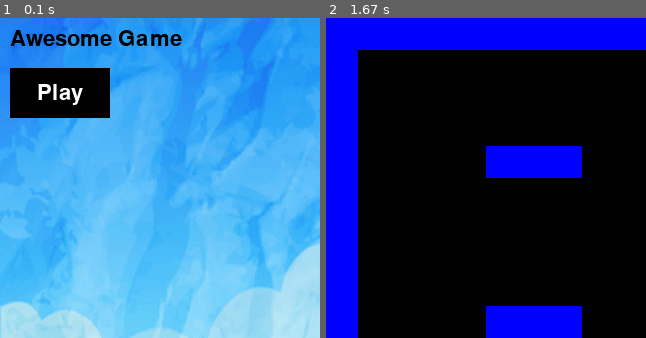
Above: before the commit, frames 1-2 (left to right).
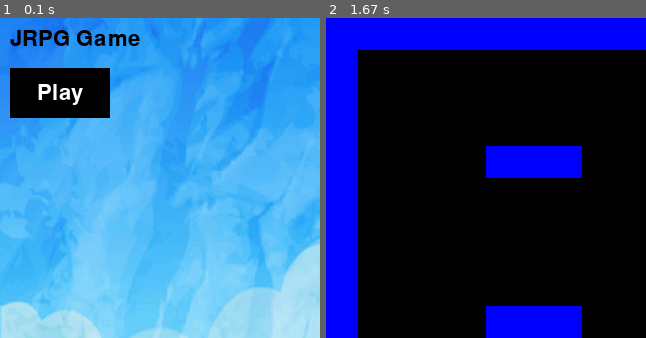
Above: after the commit, the same moments.

Repository: javiguerra777/pygame-game
Game: pygame game, started from main.py
Two runs of this game, one before a commit and one after it. Both use one fixed random seed, a clock stepped at 60 frames per second and the inputs below.
Inputs (mouse positions are % of the whole screen's width and height, from its top left):
- Up to frame 1 (0.1 s): no input
- Up to frame 2 (1.67 s): press the mouse at (9, 12) at 0.37 s; move the mouse to (41, 30) at 0.47 s; release the mouse at (73, 48) at 0.6 s; hold Right 0.67-1.13 s; move the mouse to (46, 23) at 0.7 s; hold Up 1.17-1.47 s; hold Right from 1.5 s (still down)
The pictures show only the part of the screen within x 0-50%, y 0-50%; the shares and areas given below are measured in that part.

The runs differ from the first frame. In frame 1, 1.6% of the frame differs, in the area x 3-57%, y 3-9%; in frame 2, nothing differs.

Commit message:
changing between overworld and fight scenes upon player and enemy contact

Diff:
--- a/config.py
+++ b/config.py
@@ -16,6 +16,7 @@
 BLUE = (0,0,255)
 ORANGE = (255, 127, 0)
 WHITE = (255,255,255)
+GREEN = (45, 67, 78)
 
 tilemap = [
   'BBBBBBBBBBBBBBBBBBBB',
@@ -35,3 +36,22 @@
   'B..................B',
   'BBBBBBBBBBBBBBBBBBBB',
 ]
+
+battle = [
+    'BBBBBBBBBBBBBBBBBBBB',
+    'B..................B',
+    'B..................B',
+    'B..................B',
+    'B..................B',
+    'B..................B',
+    'B..................B',
+    'B..................B',
+    'B..................B',
+    'B..................B',
+    'B..................B',
+    'B..................B',
+    'B....E.......P.....B',
+    'B..................B',
+    'B..................B',
+    'BBBBBBBBBBBBBBBBBBBB',
+]
--- a/main.py
+++ b/main.py
@@ -2,7 +2,8 @@
 from sprites import *
 from config import *
 import sys
-"""photo reference credits go to:
+"""
+photo reference credits go to:
  https://www.bing.com/images/search?view=detailV2&ccid=bqugMG19&id=5A6A5F8A10E14BFB4DE59F07090ED1A578DBE8F0&thid=OIP.bq …(363 unchanged characters)…
  for their background photo in the title page
  https://wallpapercave.com/dwp1x/X1EOqAY.png for their background photo in the game over screen
@@ -17,16 +18,18 @@
     self.font = pygame.font.Font(None, 32)
     self.intro_background = pygame.image.load('./img/bckimg.png')
     self.go_background = pygame.image.load('./img/goimg.png')
+    self.state = "overworld"
+
 
   def createTilemap(self):
-    for i, row in enumerate(tilemap):
-      for j, column in enumerate(row):
-        if column == "B":
-          Block(self, j, i)
-        if column == "P":
-          Player(self, j, i, 100)
-        if column == "E":
-          Enemy(self, j, i, 30)
+      for i, row in enumerate(tilemap):
+        for j, column in enumerate(row):
+          if column == "B":
+            Block(self, j, i)
+          if column == "P":
+            Player(self, j, i, 100,["jump", "hammer", "heal", "run"])
+          if column == "E":
+            Enemy(self, j, i, 30, ["attack", "defend"])
 
   def new(self):
     # a new game starts
@@ -35,8 +38,8 @@
     self.blocks = pygame.sprite.LayeredUpdates()
     self.enemies = pygame.sprite.LayeredUpdates()
     self.attacks = pygame.sprite.LayeredUpdates()
+    self.createTilemap()
 
-    self.createTilemap()
 
   def events(self):
     # game loop events
@@ -60,6 +63,25 @@
       self.events()
       self.update()
       self.draw()
+  def fight(self):
+    print('fight')
+    continue_button = Button(10, WIN_HEIGHT -60, 120, 50, BLACK, WHITE, 'Continue Game', 32)
+    for sprite in self.all_sprites:
+      sprite.kill()
+    while self.running:
+      for event in pygame.event.get():
+        if event.type == pygame.QUIT:
+          self.running = False
+      mouse_pos = pygame.mouse.get_pos()
+      mouse_pressed = pygame.mouse.get_pressed()
+
+      if continue_button.is_pressed(mouse_pos, mouse_pressed):
+        self.new()
+        self.main()
+      self.screen.fill(BLACK)
+      self.screen.blit(continue_button.image, continue_button.rect)
+      self.clock.tick(FPS)
+      pygame.display.update()
 
   def game_over(self):
     restart_button = Button(10, WIN_HEIGHT -60, 120, 50, BLACK, WHITE, 'Start Over', 32)
@@ -82,8 +104,7 @@
 
   def intro_screen(self):
     intro = True
-
-    title = self.font.render('Awesome Game', True, BLACK)
+    title = self.font.render('JRPG Game', True, BLACK)
     title_rect = title.get_rect(x=10,y=10)
 
     play_button = Button(10,50,100,50, WHITE, BLACK, 'Play', 32)
@@ -110,6 +131,7 @@
 g.new()
 while g.running:
   g.main()
+  g.fight()
   g.game_over()
 
 pygame.quit()
--- a/sprites.py
+++ b/sprites.py
@@ -4,9 +4,9 @@
 import random
 
 class Player(pygame.sprite.Sprite):
-  def __init__(self, game, x, y, hp):
+  def __init__(self, game, x, y, hp, moves):
     self.game = game
-    self.player = PLAYER_LAYER
+    self._layer = PLAYER_LAYER
     self.groups = self.game.all_sprites
     pygame.sprite.Sprite.__init__(self, self.groups)
 
@@ -15,6 +15,7 @@
     self.width = TILE_SIZE
     self.height = TILE_SIZE
     self.hp = hp
+    self.moves = moves
 
     self.x_change = 0
     self.y_change = 0
@@ -41,24 +42,25 @@
 
   def movement(self):
     keys = pygame.key.get_pressed()
-    if(keys[pygame.K_LEFT]):
+    if(keys[pygame.K_LEFT] and self.game.state == "overworld"):
       self.x_change -= PLAYER_SPEED
       self.facing = 'left'
-    if(keys[pygame.K_RIGHT]):
+    if(keys[pygame.K_RIGHT] and self.game.state == "overworld"):
       self.x_change += PLAYER_SPEED
       self.facing = 'right'
-    if(keys[pygame.K_UP]):
+    if(keys[pygame.K_UP] and self.game.state == "overworld"):
       self.y_change -= PLAYER_SPEED
       self.facing = 'up'
-    if(keys[pygame.K_DOWN]):
+    if(keys[pygame.K_DOWN] and self.game.state == "overworld"):
       self.y_change += PLAYER_SPEED
       self.facing = 'down'
 
   def collide_enemy(self):
     hits = pygame.sprite.spritecollide(self, self.game.enemies, False)
     if hits:
-      self.hp -= 5
-      print(self.hp)
+      self.game.playing = False
+      # self.hp -= 5
+      # print(self.hp)
       if self.hp <= 0:
         self.kill
         self.game.playing = False
@@ -81,7 +83,7 @@
           self.rect.y = hits[0].rect.bottom
 
 class Enemy(pygame.sprite.Sprite):
-  def __init__(self, game, x, y, hp):
+  def __init__(self, game, x, y, hp, attacks):
     self.game = game
     self._layer = ENEMY_LAYER
     self.groups = self.game.all_sprites, self.game.enemies
@@ -92,6 +94,7 @@
     self.width = TILE_SIZE
     self.height = TILE_SIZE
     self.hp = hp
+    self.attacks = attacks
 
     self.x_change = 0
     self.y_change = 0
